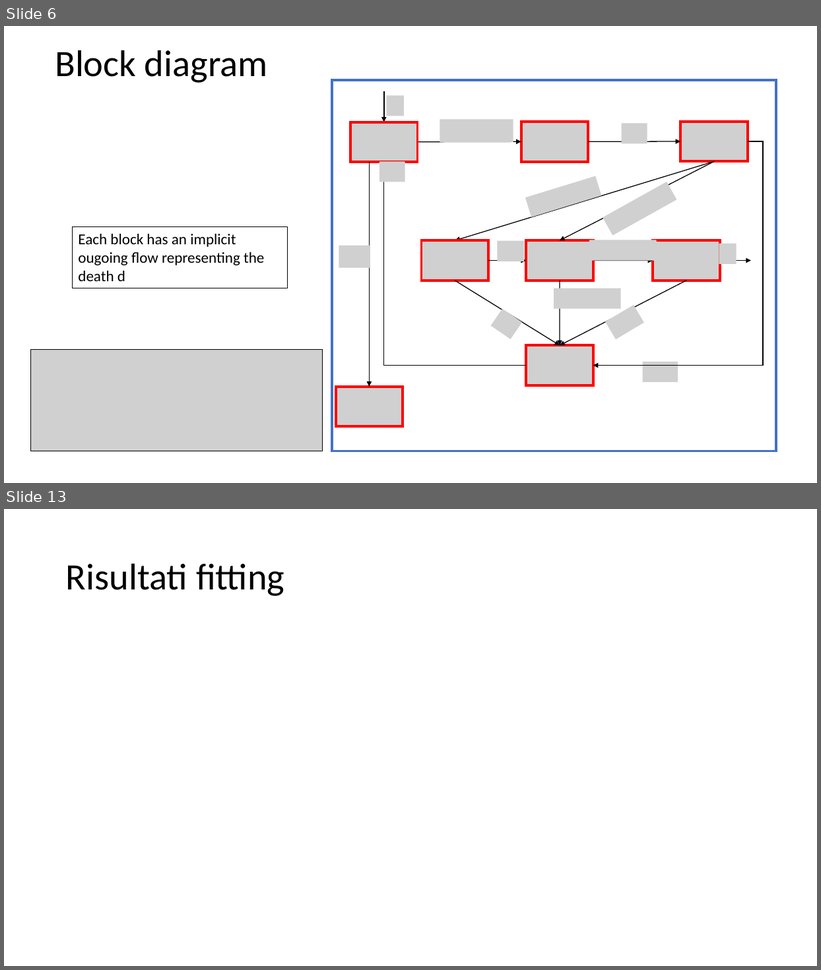
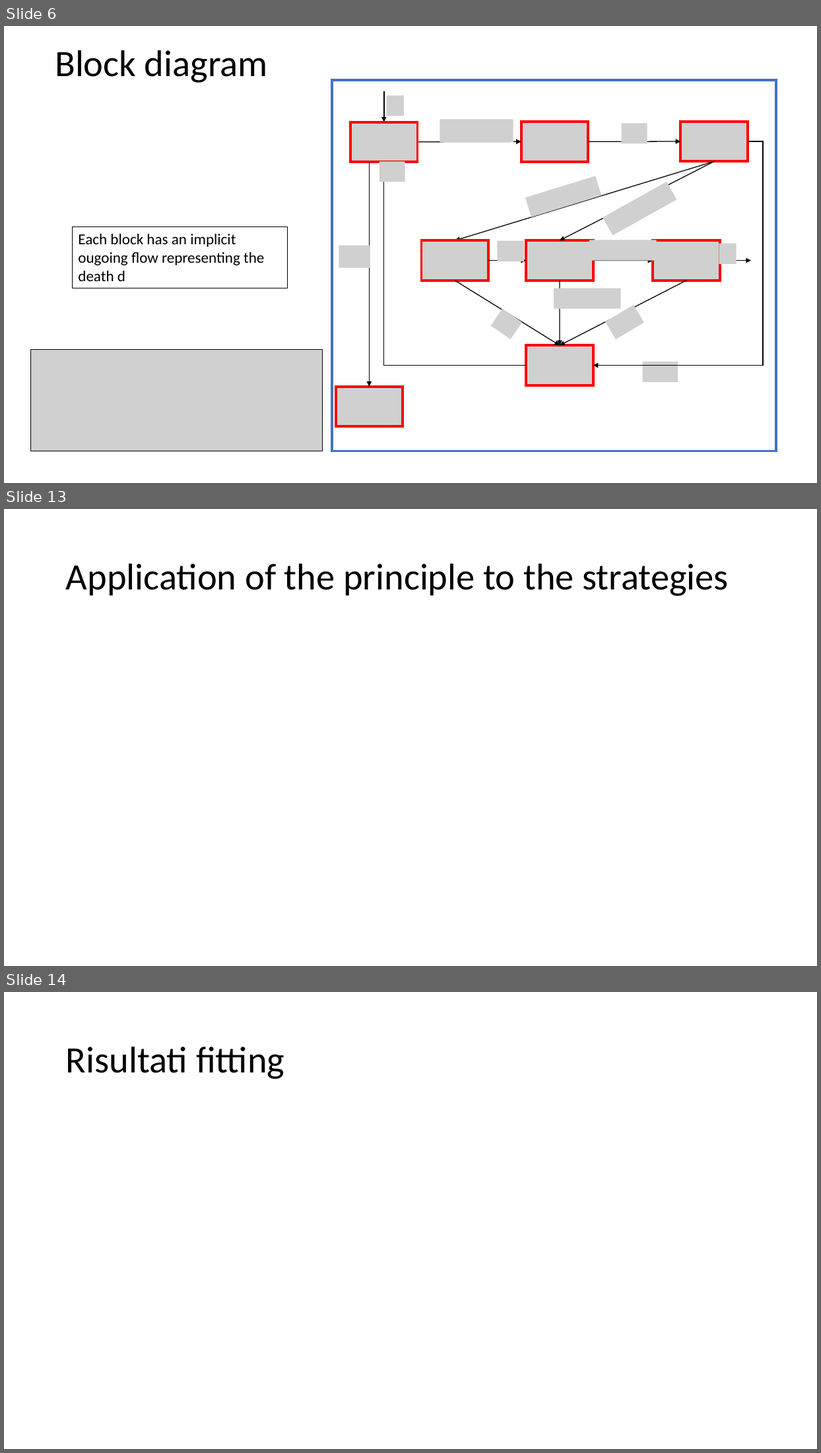
Before and after one commit to spbisc97/covid-optimal-control, a slide deck: PowerPoint/Optimal control strategies to prevent the hospital beds collapse during COVID-19 outbreak.pptx. Shown one above the other, each under a label of ours: slides 6 and 13 before the commit, slides 6, 13 and 14 after it; the slides between them are not shown. The pictures are 821x970 and 821x1453 pixels, drawn with LibreOffice and Linux fonts; fonts in the diff are those of the drawing; grey boxes stand for pictures. Boxes give left, top, right and bottom in pixels: in the first picture for what was removed or moved away, otherwise in the second. Text is boxed around its words. In the diff, an @@ line names an element or a change of style, - is before the commit and + after.

```diff
--- a/PowerPoint/Optimal control strategies to prevent the hospital beds collapse during COVID-19 outbreak.pptx
+++ b/PowerPoint/Optimal control strategies to prevent the hospital beds collapse during COVID-19 outbreak.pptx
@@ slide 13 added at (4,509,817,966), background #FFFFFF @@
@@ title added at (66,563,728,596), 44 pt, text #000000 @@
+Application of the principle to the strategies
@@ what was slide 13 is now slide 14 @@
```
Also in this commit, not shown: 2 slides changed, 4 other slides added, 4 slides removed, 1 other file.
